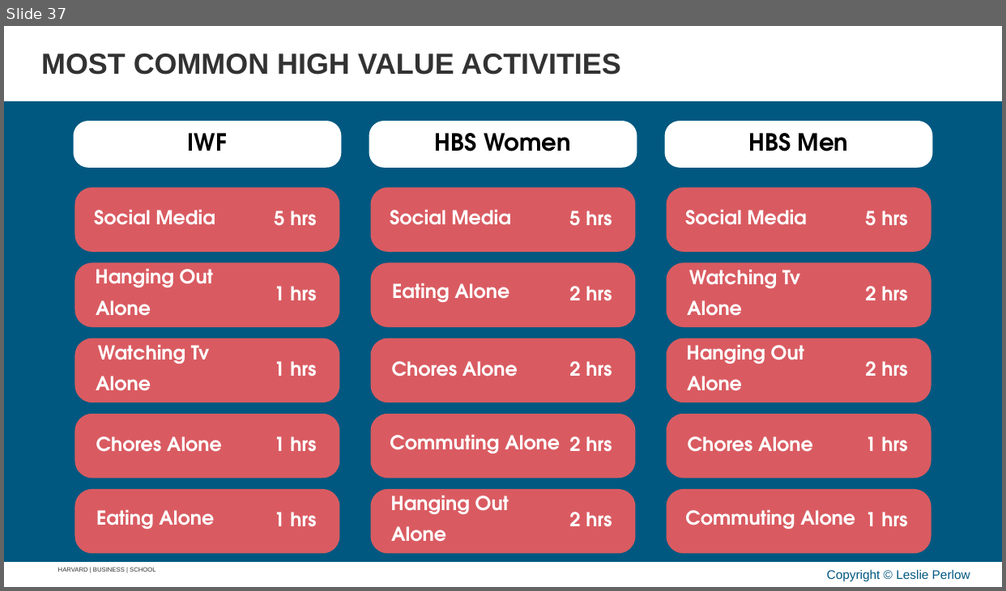
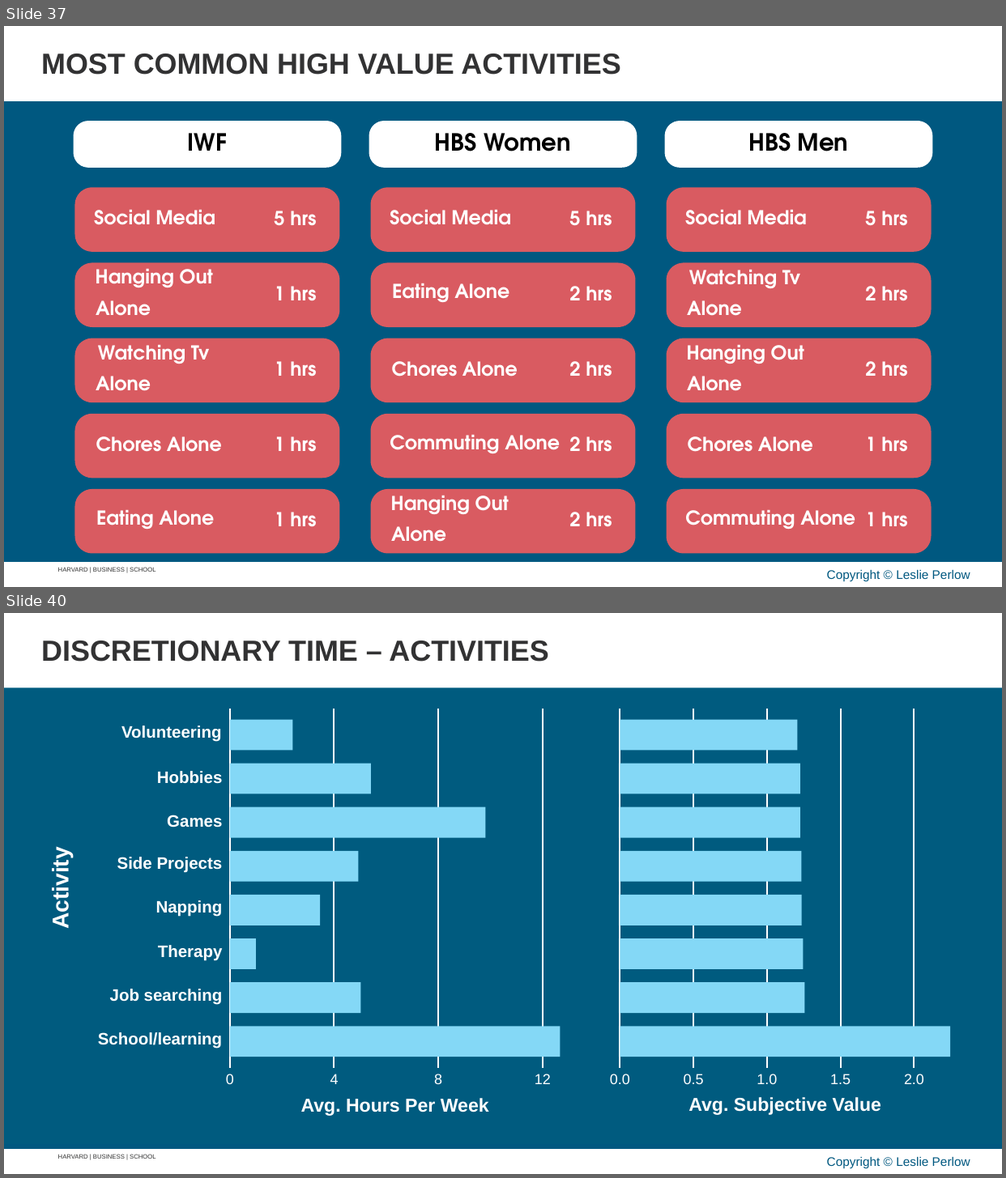
Before and after one commit to APPLITICS/lifematrix-deck-automation, a slide deck: outputs/generated_slides.pptx. Shown one above the other, each under a label of ours: slide 37 before the commit, slides 37 and 40 after it; the slides between them are not shown. The pictures are 1006x591 and 1006x1178 pixels, drawn with LibreOffice and Linux fonts; fonts in the diff are those of the drawing; background and template pictures are left out. Boxes give left, top, right and bottom in pixels: in the first picture for what was removed or moved away, otherwise in the second. Text is boxed around its words. In the diff, an @@ line names an element or a change of style, - is before the commit and + after.

Commit message:
feat: add generate_horizontal_bar_slide function
Introduce horizontal bar chart function using variable_label_map.csv to map internal variable names to display labels. Supports dual-axis charts for hours and subjective values.

```diff
--- a/outputs/generated_slides.pptx
+++ b/outputs/generated_slides.pptx
@@ slide 40 added at box(4, 613, 1002, 1174), background #005880; not listed: 4 template elements that a slide beside it also shows @@
@@ text added at box(41, 641, 548, 662), 28 pt, text #323233, bold @@
+DISCRETIONARY TIME – ACTIVITIES
@@ group added at box(4, 688, 1002, 1144): 20 texts, 19 rectangles, 9 freeform shapes @@
+Avg. Hours Per Week
+Avg. Subjective Value
+0
+4
+8
+12
+0.0
+0.5
+1.0
+1.5
+2.0
+School/learning
+Job searching
+Therapy
+Napping
+Side Projects
+Games
+Hobbies
+Volunteering
+Activity
```
Also in this commit, not shown: 1 other slide added, 3 other files.
